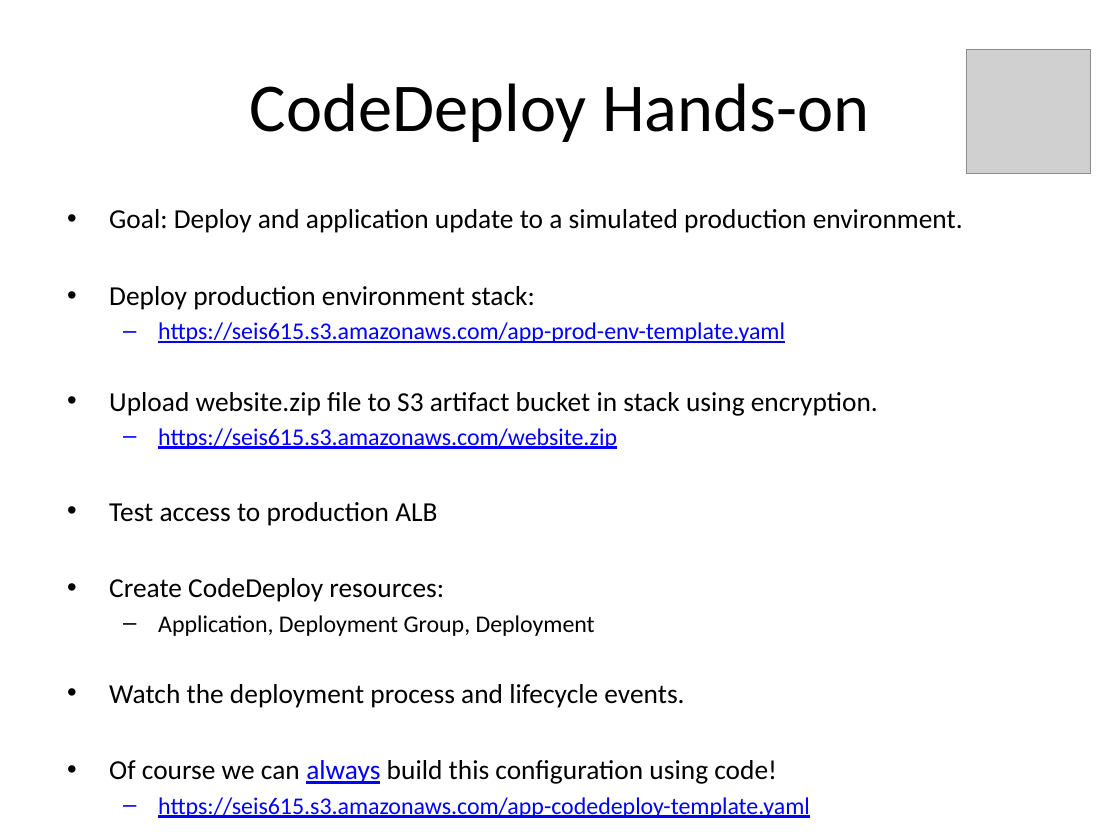
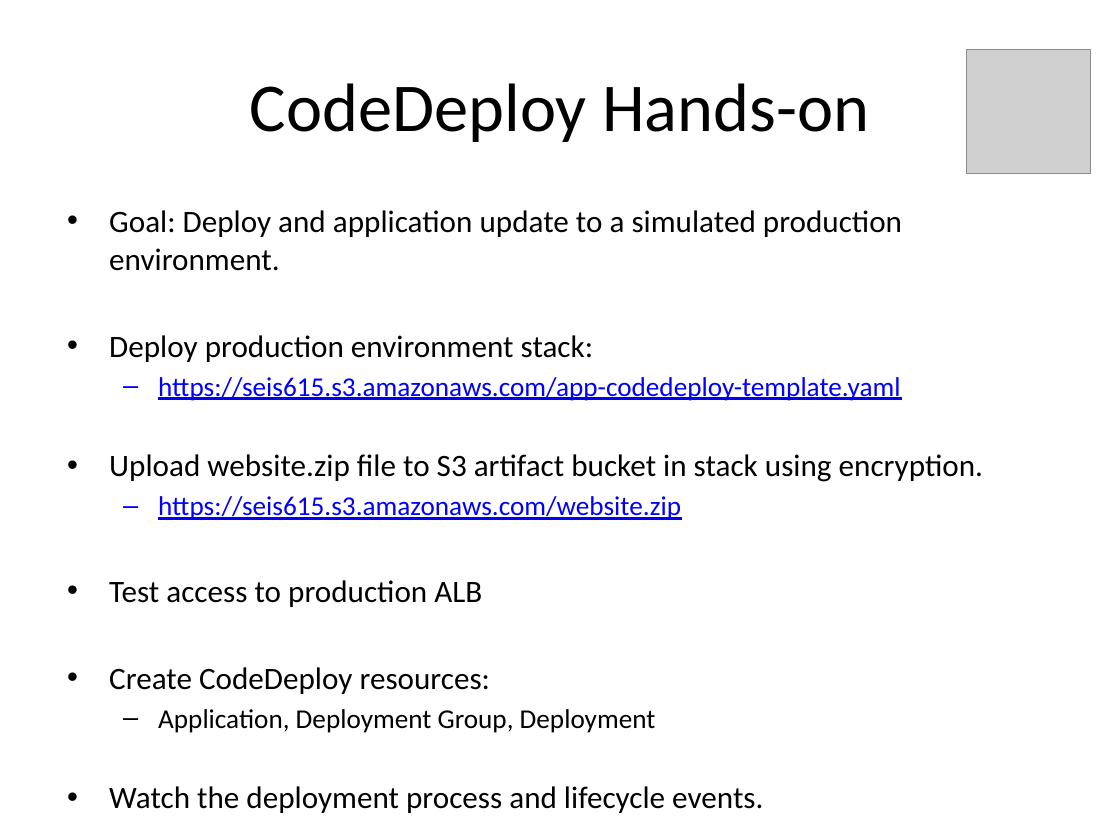
Before and after one commit to jasondbaker/infrastructure-class, a slide deck: slide 34 of lectures/infrastructure-week-10.pptx. Drawn at 1120x840 pixels with LibreOffice and Linux fonts; fonts in the diff are those of the drawing; grey boxes stand for pictures. Boxes give left, top, right and bottom in pixels: in the first picture for what was removed or moved away, otherwise in the second. Text is boxed around its words. In the diff, an @@ line names an element or a change of style, - is before the commit and + after.

```diff
--- a/lectures/infrastructure-week-10.pptx
+++ b/lectures/infrastructure-week-10.pptx
@@ text at (109,210,983,813): size 17.6 to 20 pt in "Goal: Deploy and application update to a ...", "Deploy production environment stack:", "Upload website.zip file to S3 artifact bucket ...", "Test access to production ALB" and 2 more places; size 15.4 to 17.5 pt in "https://seis615.s3.amazonaws.com/website.zip", "Application, Deployment Group, Deployment" @@
@@ text at (158,377,900,401): text changed; size 15.4 to 17.5 pt @@
-  – https://seis615.s3.amazonaws.com/app-prod-env-template.yaml
+  – https://seis615.s3.amazonaws.com/app-codedeploy-template.yaml
@@ text at (109,760,810,818): paragraphs removed @@
-• Of course we can always build this configuration using code!
-  – https://seis615.s3.amazonaws.com/app-codedeploy-template.yaml
```
Also in this commit, not shown: 1 other slide changed, 1 other file.
